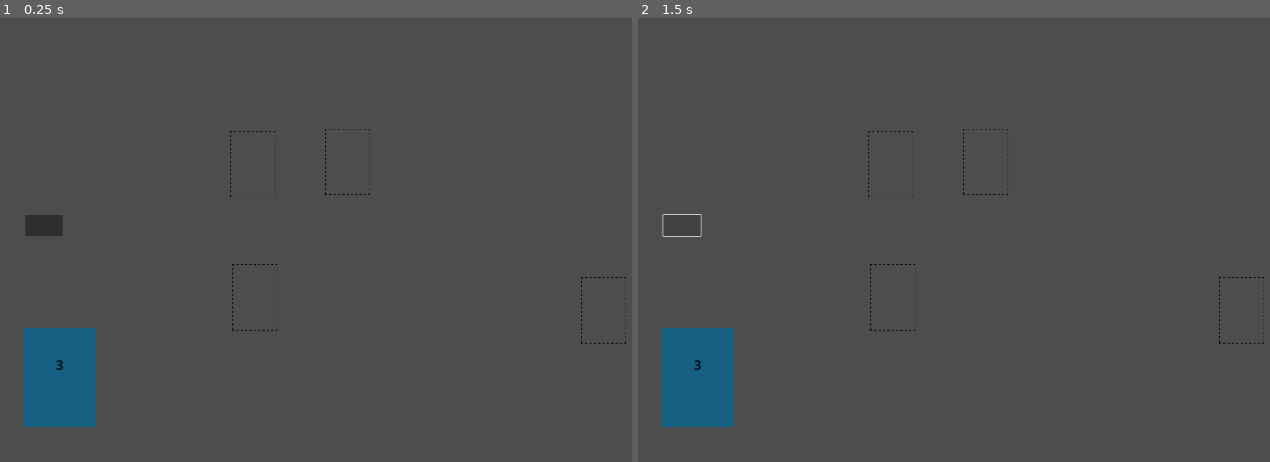
Above: before the commit, frames 1-2 (left to right).
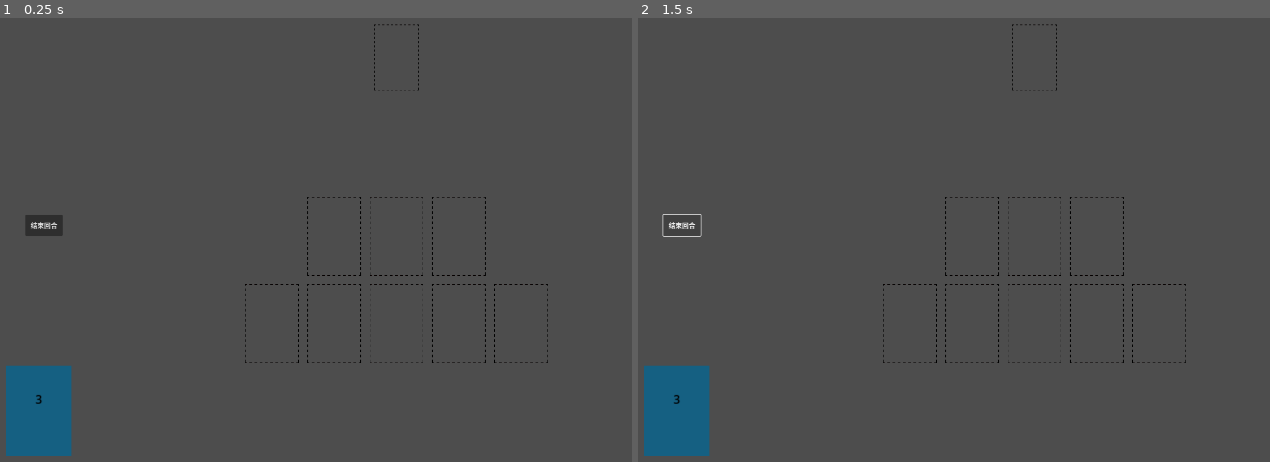
Above: after the commit, the same moments.

Repository: Nobook1121/The-mitosis-and-genetic-mutations-of-this-piece-of-land-that-opened-up-the-world-card-game
Game: Godot game, scene res://Scenes/main.tscn
The game is run twice, just before and just after one commit, with the same random seed, the same clock (stepped at 60 frames per second) and the same inputs.
Inputs (mouse positions are in pixels of both pictures, inside the frame that each line leads up to):
- Up to frame 1 (0.25 s): no input
- Up to frame 2 (1.5 s): click (682, 226) at 0.5 s; click (682, 226) at 1.25 s

The runs differ from the first frame. In frame 1, 3.1% of the frame differs, in the area x 0-100%, y 1-99%; in frame 2, 3.1%.

Commit message:
改变卡牌位置

Diff:
--- a/Scenes/cards.tscn
+++ b/Scenes/cards.tscn
@@ -164,8 +164,8 @@
 }
 
 [node name="Cards" type="Node2D"]
-position = Vector2(200, 840)
-scale = Vector2(0.6, 0.6)
+position = Vector2(100, 950)
+scale = Vector2(0.55, 0.55)
 script = ExtResource("1_hef1n")
 
 [node name="CardBackImage" type="Sprite2D" parent="."]
--- a/Scenes/cardsolt.tscn
+++ b/Scenes/cardsolt.tscn
@@ -10,6 +10,7 @@
 script = ExtResource("1_b7ecp")
 
 [node name="CardSoltImage" type="Sprite2D" parent="."]
+scale = Vector2(1.2, 1.2)
 texture = ExtResource("1_rvnjm")
 
 [node name="Area2D" type="Area2D" parent="."]
--- a/Scenes/main.tscn
+++ b/Scenes/main.tscn
@@ -1,5 +1,6 @@
-[gd_scene load_steps=8 format=3 uid="uid://dsgk8gq3qb83v"]
+[gd_scene load_steps=9 format=3 uid="uid://dsgk8gq3qb83v"]
 
+[ext_resource type="Script" uid="uid://djotaynfsohoo" path="res://scenes/cards_solts_manager.gd" id="1_6bp64"]
 [ext_resource type="Script" uid="uid://df85tsq44c8ml" path="res://scripts/CardsManager.gd" id="1_8gbba"]
 [ext_resource type="PackedScene" uid="uid://gepbvfosm5vs" path="res://scenes/cardsolt.tscn" id="2_jjvhh"]
 [ext_resource type="Script" uid="uid://cuw2e3oy23lyp" path="res://scripts/playerhand.gd" id="3_kry3j"]
@@ -13,21 +14,42 @@
 [node name="Main" type="Node2D"]
 
 [node name="CardsSoltsManager" type="Node2D" parent="."]
+script = ExtResource("1_6bp64")
 
-[node name="CardSolt" parent="CardsSoltsManager" instance=ExtResource("2_jjvhh")]
-position = Vector2(620, 677)
+[node name="Ready" type="Node2D" parent="CardsSoltsManager"]
+
+[node name="CardSolt1" parent="CardsSoltsManager/Ready" instance=ExtResource("2_jjvhh")]
+position = Vector2(660, 740)
 scale = Vector2(0.6, 0.6)
 
-[node name="CardSolt2" parent="CardsSoltsManager" instance=ExtResource("2_jjvhh")]
-position = Vector2(615, 357)
+[node name="CardSolt2" parent="CardsSoltsManager/Ready" instance=ExtResource("2_jjvhh")]
+position = Vector2(810, 740)
 scale = Vector2(0.6, 0.6)
 
-[node name="CardSolt3" parent="CardsSoltsManager" instance=ExtResource("2_jjvhh")]
-position = Vector2(1458, 708)
+[node name="CardSolt3" parent="CardsSoltsManager/Ready" instance=ExtResource("2_jjvhh")]
+position = Vector2(960, 740)
 scale = Vector2(0.6, 0.6)
 
-[node name="CardSolt4" parent="CardsSoltsManager" instance=ExtResource("2_jjvhh")]
-position = Vector2(843, 351)
+[node name="CardSolt4" parent="CardsSoltsManager/Ready" instance=ExtResource("2_jjvhh")]
+position = Vector2(1110, 740)
+scale = Vector2(0.6, 0.6)
+
+[node name="CardSolt5" parent="CardsSoltsManager/Ready" instance=ExtResource("2_jjvhh")]
+position = Vector2(1260, 740)
+scale = Vector2(0.6, 0.6)
+
+[node name="Attack" type="Node2D" parent="CardsSoltsManager"]
+
+[node name="CardSolt1" parent="CardsSoltsManager/Attack" instance=ExtResource("2_jjvhh")]
+position = Vector2(810, 530)
+scale = Vector2(0.6, 0.6)
+
+[node name="CardSolt2" parent="CardsSoltsManager/Attack" instance=ExtResource("2_jjvhh")]
+position = Vector2(960, 530)
+scale = Vector2(0.6, 0.6)
+
+[node name="CardSolt3" parent="CardsSoltsManager/Attack" instance=ExtResource("2_jjvhh")]
+position = Vector2(1110, 530)
 scale = Vector2(0.6, 0.6)
 
 [node name="CardsManager" type="Node2D" parent="."]
@@ -37,8 +59,8 @@
 script = ExtResource("3_kry3j")
 
 [node name="Deck" type="Node2D" parent="."]
-position = Vector2(150, 870)
-scale = Vector2(0.6, 0.6)
+position = Vector2(100, 950)
+scale = Vector2(0.55, 0.55)
 script = ExtResource("4_kry3j")
 
 [node name="Sprite2D" type="Sprite2D" parent="Deck"]
@@ -71,3 +93,45 @@
 offset_top = 478.0
 offset_right = 158.0
 offset_bottom = 529.0
+text = "结束回合"
+
+[node name="OpponentsDeck" type="Node2D" parent="."]
+
+[node name="CardsSoltsManagerOpponents" type="Node2D" parent="OpponentsDeck"]
+script = ExtResource("1_6bp64")
+
+[node name="Ready" type="Node2D" parent="OpponentsDeck/CardsSoltsManagerOpponents"]
+
+[node name="CardSolt1" parent="OpponentsDeck/CardsSoltsManagerOpponents/Ready" instance=ExtResource("2_jjvhh")]
+position = Vector2(660, 740)
+scale = Vector2(0.6, 0.6)
+
+[node name="CardSolt2" parent="OpponentsDeck/CardsSoltsManagerOpponents/Ready" instance=ExtResource("2_jjvhh")]
+position = Vector2(810, 740)
+scale = Vector2(0.6, 0.6)
+
+[node name="CardSolt3" parent="OpponentsDeck/CardsSoltsManagerOpponents/Ready" instance=ExtResource("2_jjvhh")]
+position = Vector2(960, 100)
+scale = Vector2(0.5, 0.5)
+
+[node name="CardSolt4" parent="OpponentsDeck/CardsSoltsManagerOpponents/Ready" instance=ExtResource("2_jjvhh")]
+position = Vector2(1110, 740)
+scale = Vector2(0.6, 0.6)
+
+[node name="CardSolt5" parent="OpponentsDeck/CardsSoltsManagerOpponents/Ready" instance=ExtResource("2_jjvhh")]
+position = Vector2(1260, 740)
+scale = Vector2(0.6, 0.6)
+
+[node name="Attack" type="Node2D" parent="OpponentsDeck/CardsSoltsManagerOpponents"]
+
+[node name="CardSolt1" parent="OpponentsDeck/CardsSoltsManagerOpponents/Attack" instance=ExtResource("2_jjvhh")]
+position = Vector2(810, 530)
+scale = Vector2(0.6, 0.6)
+
+[node name="CardSolt2" parent="OpponentsDeck/CardsSoltsManagerOpponents/Attack" instance=ExtResource("2_jjvhh")]
+position = Vector2(960, 530)
+scale = Vector2(0.6, 0.6)
+
+[node name="CardSolt3" parent="OpponentsDeck/CardsSoltsManagerOpponents/Attack" instance=ExtResource("2_jjvhh")]
+position = Vector2(1110, 530)
+scale = Vector2(0.6, 0.6)
--- /dev/null
+++ b/scenes/cards_solts_manager.gd
@@ -0,0 +1,16 @@
+extends Node2D
+
+signal cards_solts_manager_x_center_ready
+
+var screen_size_x
+var screen_size_y
+var x_center_position
+
+const DEFAULT_READY_ZONE_CARD_Y_POSITION = 700
+
+func _ready() -> void:
+	screen_size_x = get_viewport_rect().size.x
+	screen_size_y = get_viewport_rect().size.y
+	x_center_position = screen_size_x / 2
+
+	emit_signal("cards_solts_manager_x_center_ready" , x_center_position)
--- a/scripts/CardsManager.gd
+++ b/scripts/CardsManager.gd
@@ -6,8 +6,8 @@
 const COLLISION_MASK_CARD = 1         # 卡牌碰撞层的掩码值（仅检测卡牌类型碰撞体）
 const COLLISION_MASK_CARD_SOLT = 2    # 卡槽碰撞层的掩码值（仅检测卡槽类型碰撞体）
 const DEFAULT_CARD_MOVE_SPEED = 0.1   # 卡牌移动（如放回手牌）的默认动画速度
-const DEFAULT_CARD_SCALE = 0.6
-const DEFAULT_CARD_BIGGER_SCALE = 0.65
+const DEFAULT_CARD_SCALE = 0.5
+const DEFAULT_CARD_BIGGER_SCALE = 0.53
 
 # 变量定义
 var screen_size                       # 存储屏幕尺寸向量，用于限制卡牌拖拽范围（防止拖出屏幕外）
--- a/scripts/cardsolt.gd
+++ b/scripts/cardsolt.gd
@@ -2,3 +2,20 @@
 
 
 var card_in_slot = false
+var x_center
+var cards_solts_manager_reference
+var new_position
+var x_position
+var y_position
+
+
+#func _ready() -> void:
+#	cards_solts_manager_reference = get_parent().get_parent()
+#	cards_solts_manager_reference.cards_solts_manager_x_center_ready.connect(_on_cards_solts_manager_x_center_ready)
+
+#func _on_cards_solts_manager_x_center_ready(center_value):
+#	x_center = center_value
+#	x_position = x_center
+#	y_position = cards_solts_manager_reference.DEFAULT_READY_ZONE_CARD_Y_POSITION
+#	new_position = Vector2(x_center,y_position)
+#	self.position = new_position
--- a/scripts/playerhand.gd
+++ b/scripts/playerhand.gd
@@ -2,7 +2,7 @@
 
 # 常量定义 - 手牌系统的基础配置
 const CARD_WIDTH = 200  # 单张卡牌的宽度（用于计算排列位置）
-const HAND_Y_POSITION = 870  # 手牌在屏幕上的Y轴固定位置（底部区域）
+const HAND_Y_POSITION = 950  # 手牌在屏幕上的Y轴固定位置（底部区域）
 const DEFAULT_CARD_MOVE_SPEED = 0.1
 
 # 变量定义
Not shown, added: scenes/cards_solts_manager.gd.uid
